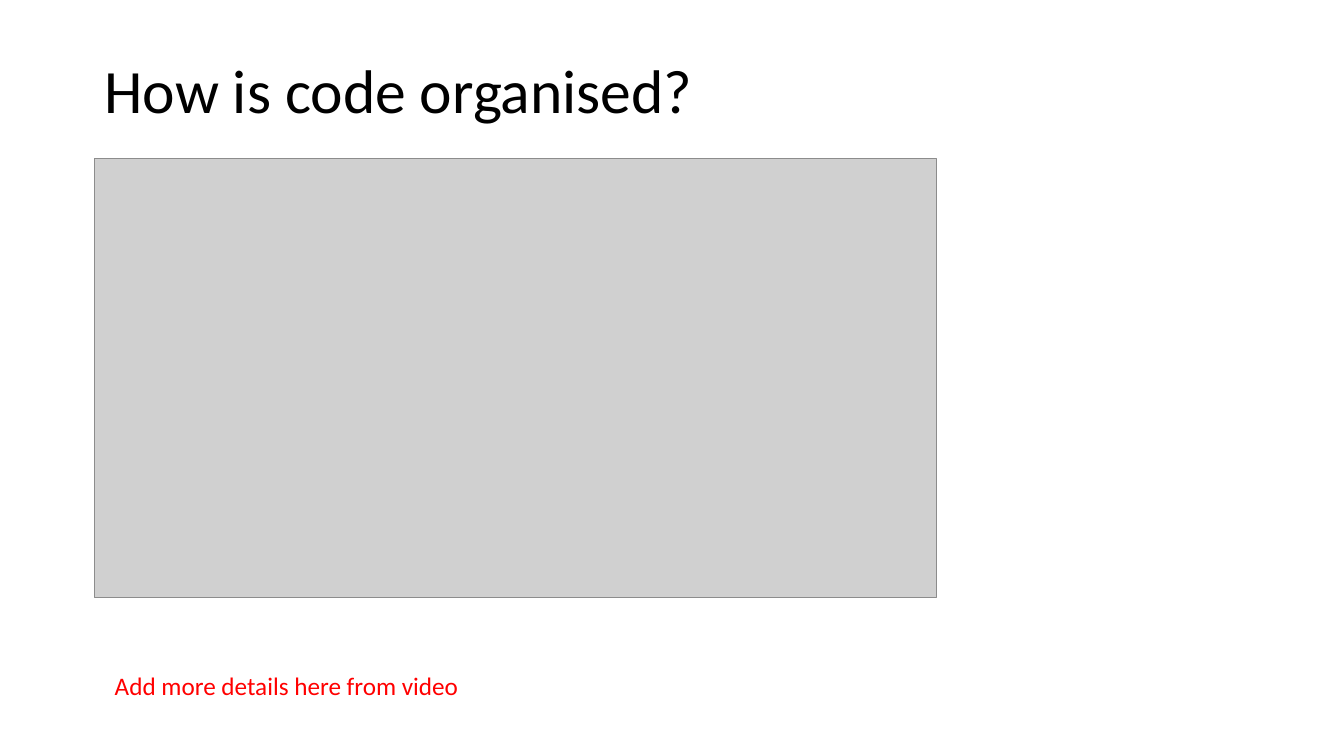
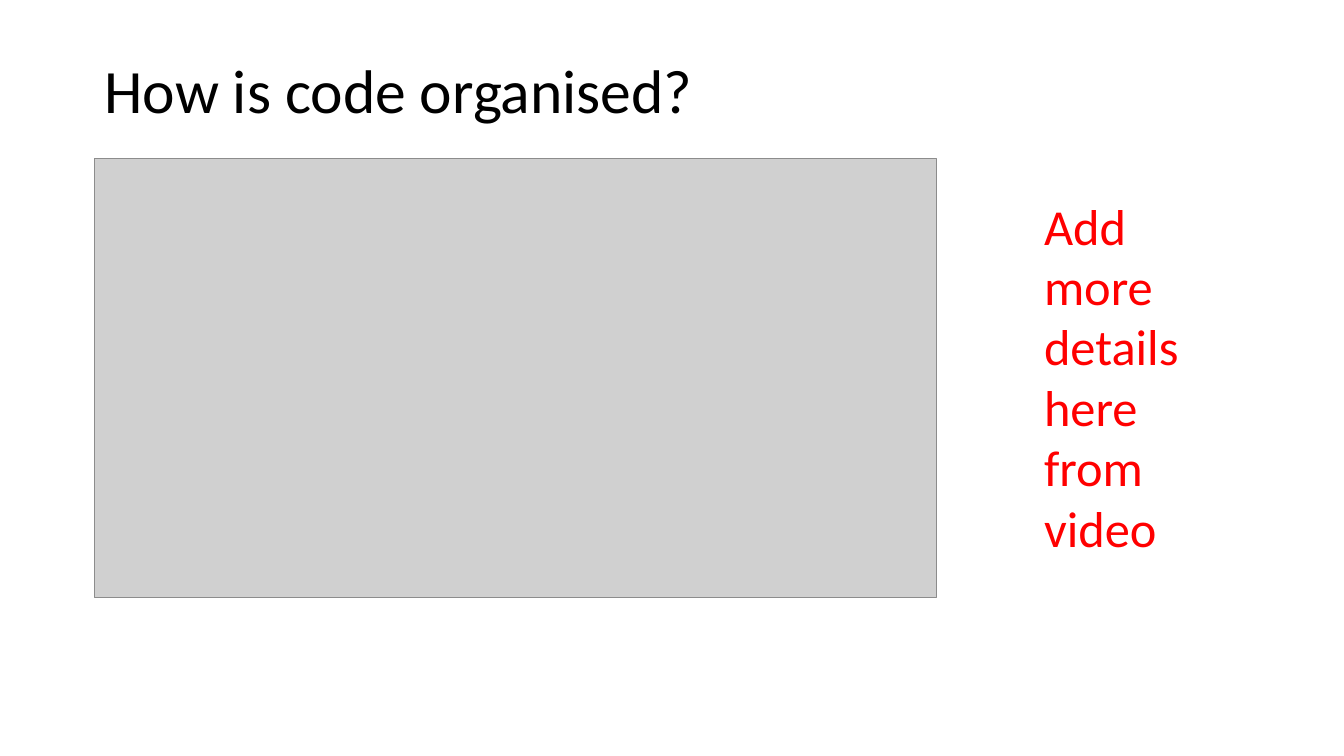
Before and after one commit to sarcah/Ruby-terminal-app, a slide deck: slide 4 of T1A3 presentation.pptx. Drawn at 1344x756 pixels with LibreOffice and Linux fonts; fonts in the diff are those of the drawing; grey boxes stand for pictures. Boxes give left, top, right and bottom in pixels: in the first picture for what was removed or moved away, otherwise in the second. Text is boxed around its words. In the diff, an @@ line names an element or a change of style, - is before the commit and + after.

```diff
--- a/T1A3 presentation.pptx
+++ b/T1A3 presentation.pptx
@@ text "Add more details here from ...": place and size @@
-text "Add more details here from ..." at (115,677,458,696)
+text "Add more details here from ..." at (1044,210,1178,548)
@@ text "Add more details here from ..." at (1044,210,1178,548): size 18 to 36 pt @@
```
Also in this commit, not shown: 2 other slides changed, 1 slide added, 1 slide removed, 2 other files.
